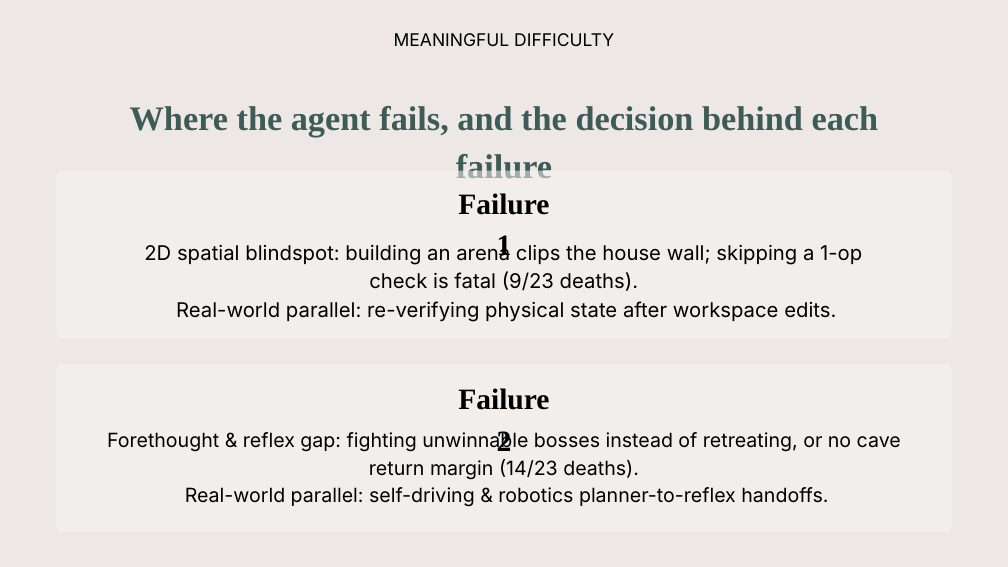
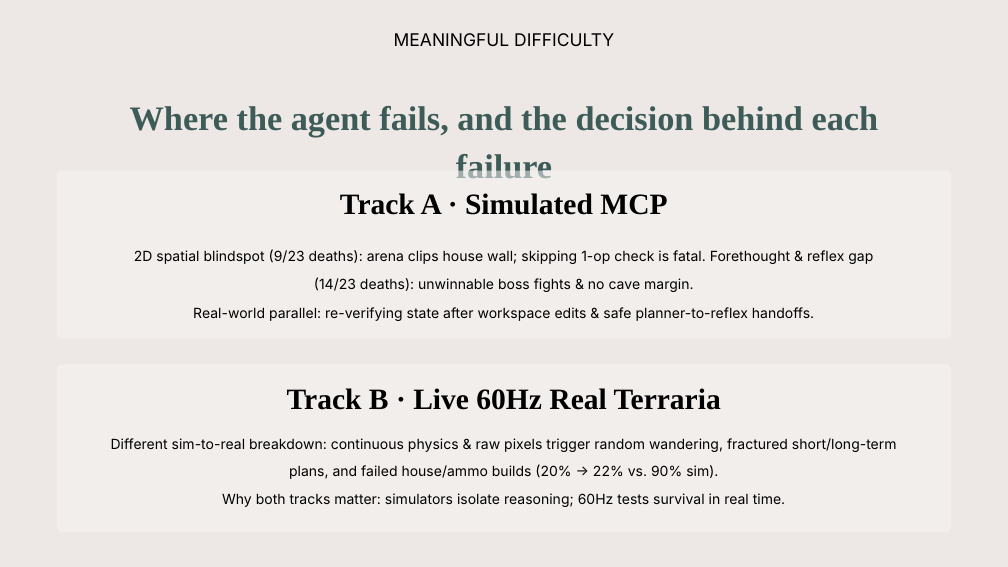
Before and after one commit to mairazaini/TerrariaBench, a slide deck: slide 7 of TerrariaBench.pptx. Drawn at 1008x567 pixels with LibreOffice and Linux fonts; fonts in the diff are those of the drawing; background and template pictures are left out. Boxes give left, top, right and bottom in pixels: in the first picture for what was removed or moved away, otherwise in the second. Text is boxed around its words. In the diff, an @@ line names an element or a change of style, - is before the commit and + after.

Commit message:
Present Simulated MCP (Track A) and Live 60Hz Real Terraria (Track B) as equal tracks in paper and slides

```diff
--- a/TerrariaBench.pptx
+++ b/TerrariaBench.pptx
@@ text at (x1=340, y1=193, x2=667, y2=215): text changed @@
-Failure 1
+Track A · Simulated MCP
@@ text at (x1=134, y1=249, x2=873, y2=321): text changed; size 29 to 20 pt @@
-2D spatial blindspot: building an arena clips the house wall; skipping a 1-op check is fatal (9/23 deaths).
-Real-world parallel: re-verifying physical state after workspace edits.
+2D spatial blindspot (9/23 deaths): arena clips house wall; skipping 1-op check is fatal. Forethought & reflex gap (14/23 deaths): unwinnable boss fights & no cave margin.
+Real-world parallel: re-verifying state after workspace edits & safe planner-to-reflex handoffs.
@@ text at (x1=287, y1=388, x2=721, y2=410): text changed @@
-Failure 2
+Track B · Live 60Hz Real Terraria
@@ text at (x1=111, y1=438, x2=897, y2=507): text changed; size 28 to 20 pt @@
-Forethought & reflex gap: fighting unwinnable bosses instead of retreating, or no cave return margin (14/23 deaths).
-Real-world parallel: self-driving & robotics planner-to-reflex handoffs.
+Different sim-to-real breakdown: continuous physics & raw pixels trigger random wandering, fractured short/long-term plans, and failed house/ammo builds (20% → 22% vs. 90% sim).
+Why both tracks matter: simulators isolate reasoning; 60Hz tests survival in real time.
```
Also in this commit, not shown: 1 other slide changed, 1 other file.
